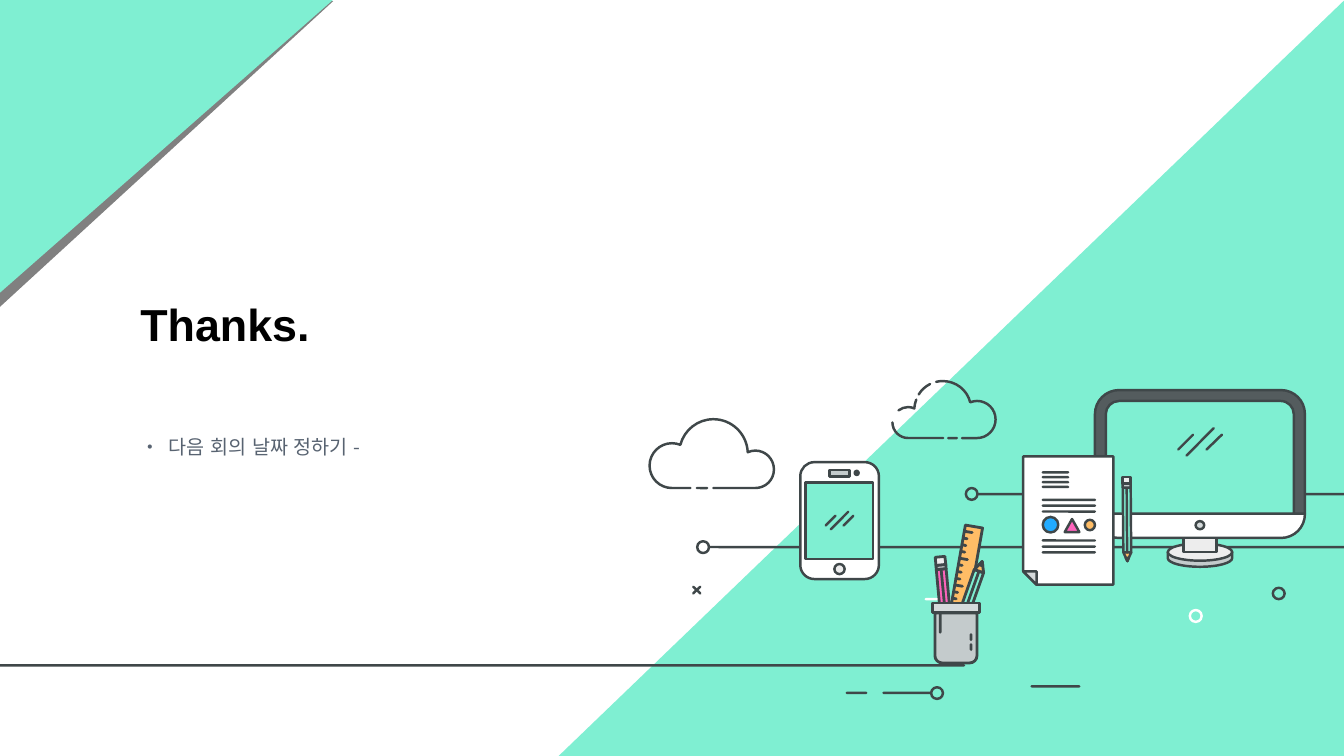
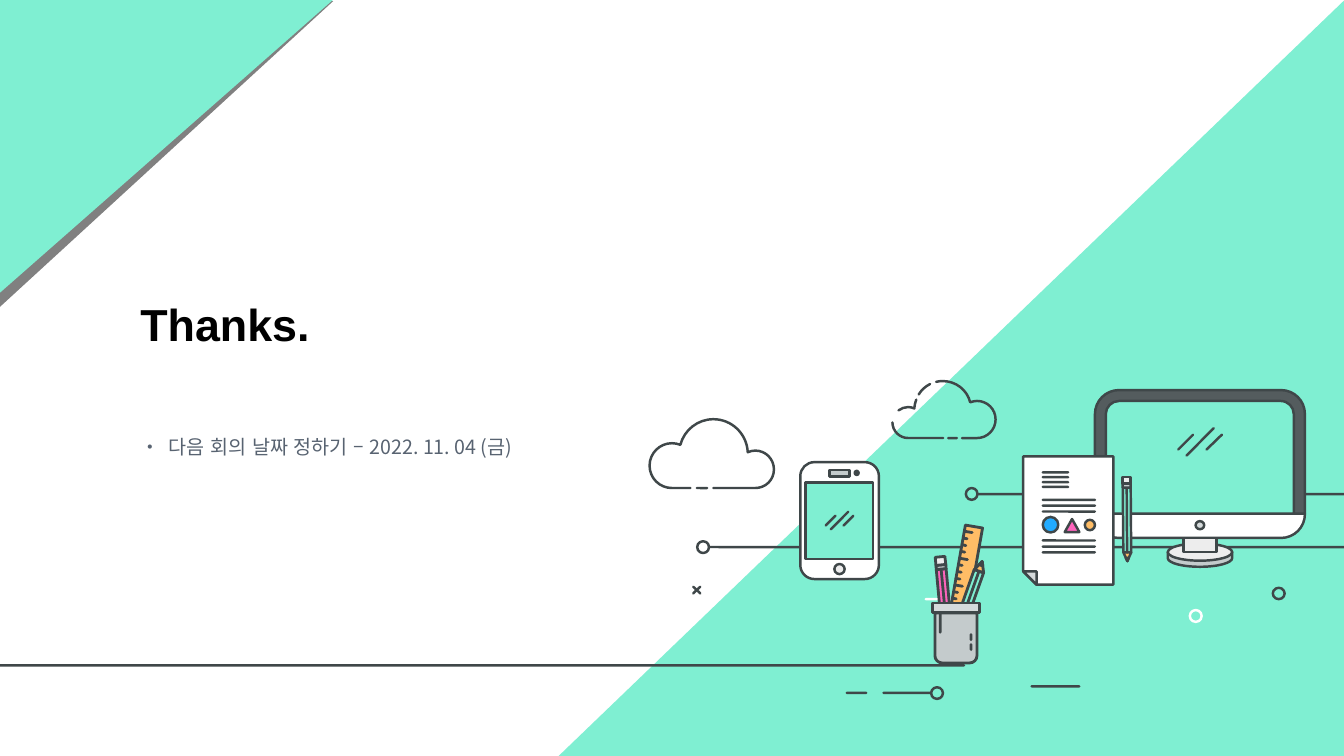
Before and after one commit to jiwon1202/2022_Lab_DeepLearning_Seminar, a slide deck: slide 20 of 2022_DeepLearning/03_seminar_221014/3차 연구실 딥러닝 세미나.pptx. Drawn at 1344x756 pixels with LibreOffice and Linux fonts; fonts in the diff are those of the drawing. Boxes give left, top, right and bottom in pixels: in the first picture for what was removed or moved away, otherwise in the second. Text is boxed around its words. In the diff, an @@ line names an element or a change of style, - is before the commit and + after.

Commit message:
3차 세미나 발표자료 수정

```diff
--- a/2022_DeepLearning/03_seminar_221014/3차 연구실 딥러닝 세미나.pptx
+++ b/2022_DeepLearning/03_seminar_221014/3차 연구실 딥러닝 세미나.pptx
@@ text at [169,438,513,458]: text changed @@
-• 다음 회의 날짜 정하기 -
+• 다음 회의 날짜 정하기 – 2022. 11. 04 (금)
```
